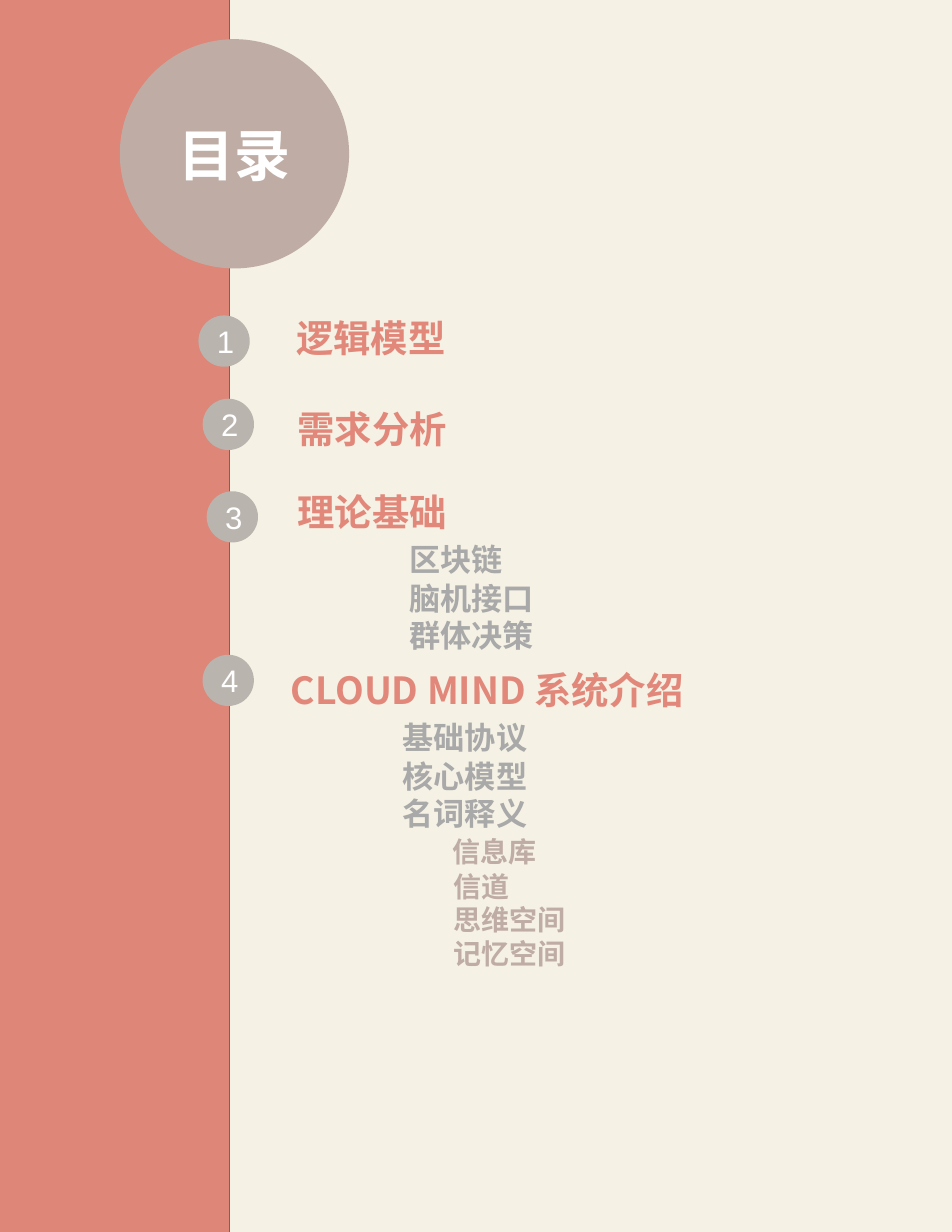
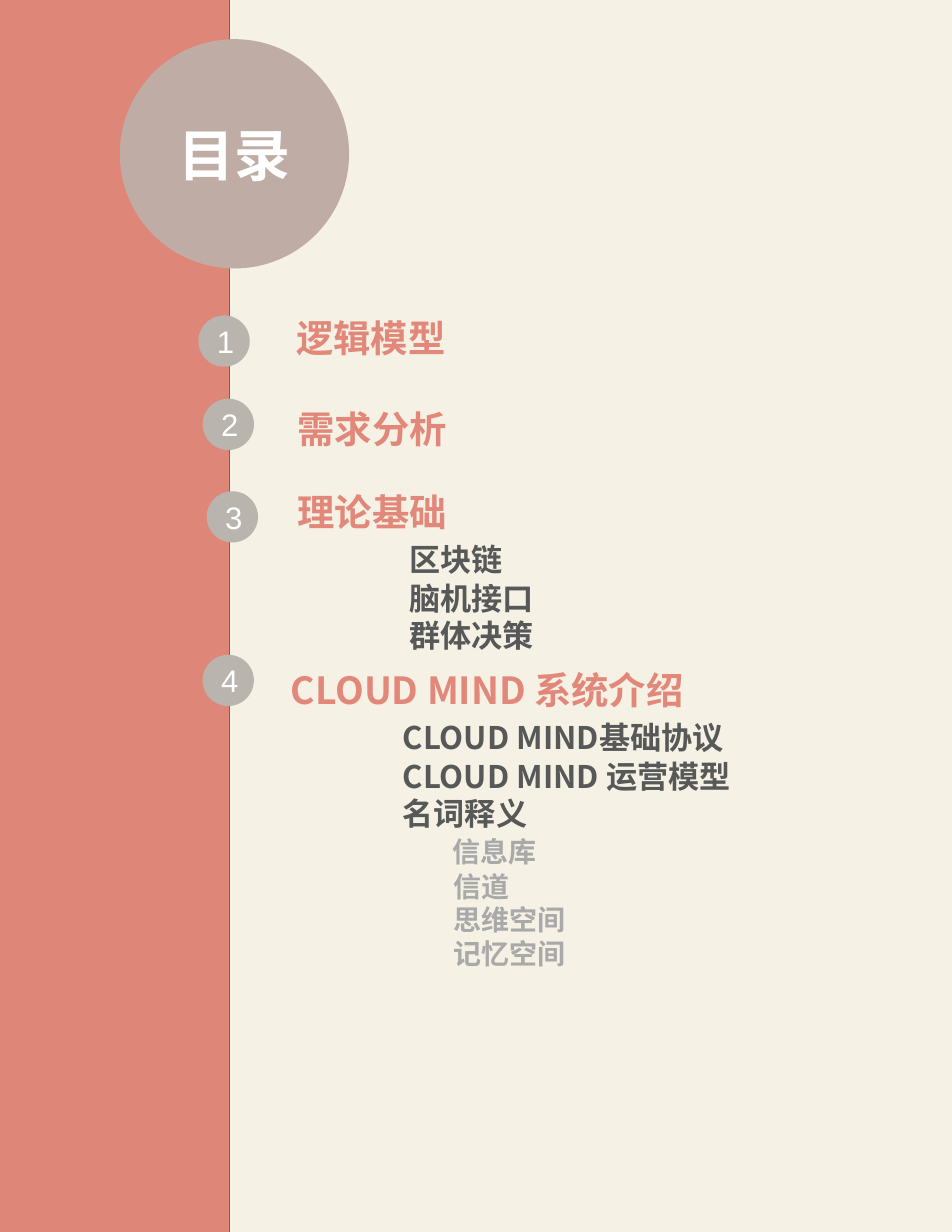
Before and after one commit to XLP-Based-Courses/-, a slide deck: slide 5 of 学习报告文本/学习报告模板.pptx. Drawn at 952x1232 pixels with LibreOffice and Linux fonts; fonts in the diff are those of the drawing. Boxes give left, top, right and bottom in pixels: in the first picture for what was removed or moved away, otherwise in the second. Text is boxed around its words. In the diff, an @@ line names an element or a change of style, - is before the commit and + after.

```diff
--- a/学习报告文本/学习报告模板.pptx
+++ b/学习报告文本/学习报告模板.pptx
@@ text at box(409, 544, 534, 650): text colour #A8A9A8 to #575858 in "区块链", "脑机接口", "群体决策" @@
@@ text at box(403, 722, 731, 791): text changed; text colour #A8A9A8 to #575858 @@
-基础协议
-核心模型
+CLOUD MIND基础协议
+CLOUD MIND 运营模型
@@ text at box(403, 798, 565, 966): text colour #A8A9A8 to #575858 in "名词释义"; text colour #BFADA5 to #A8A9A8 in "信息库", "信道", "思维空间", "记忆空间" @@
```
Also in this commit, not shown: 7 other slides changed, 4 slides added, 1 slide removed, 6 other files.
